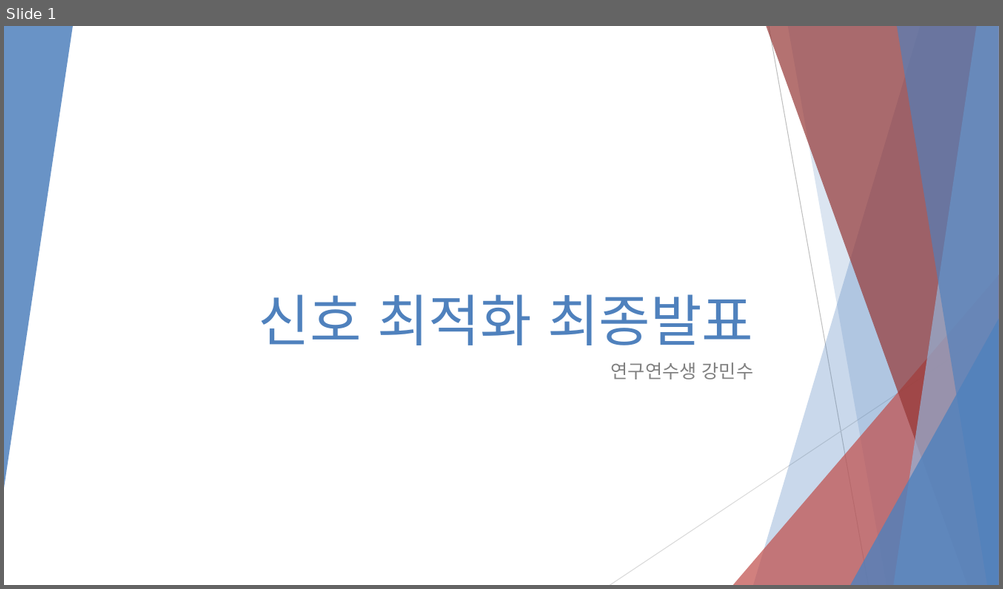
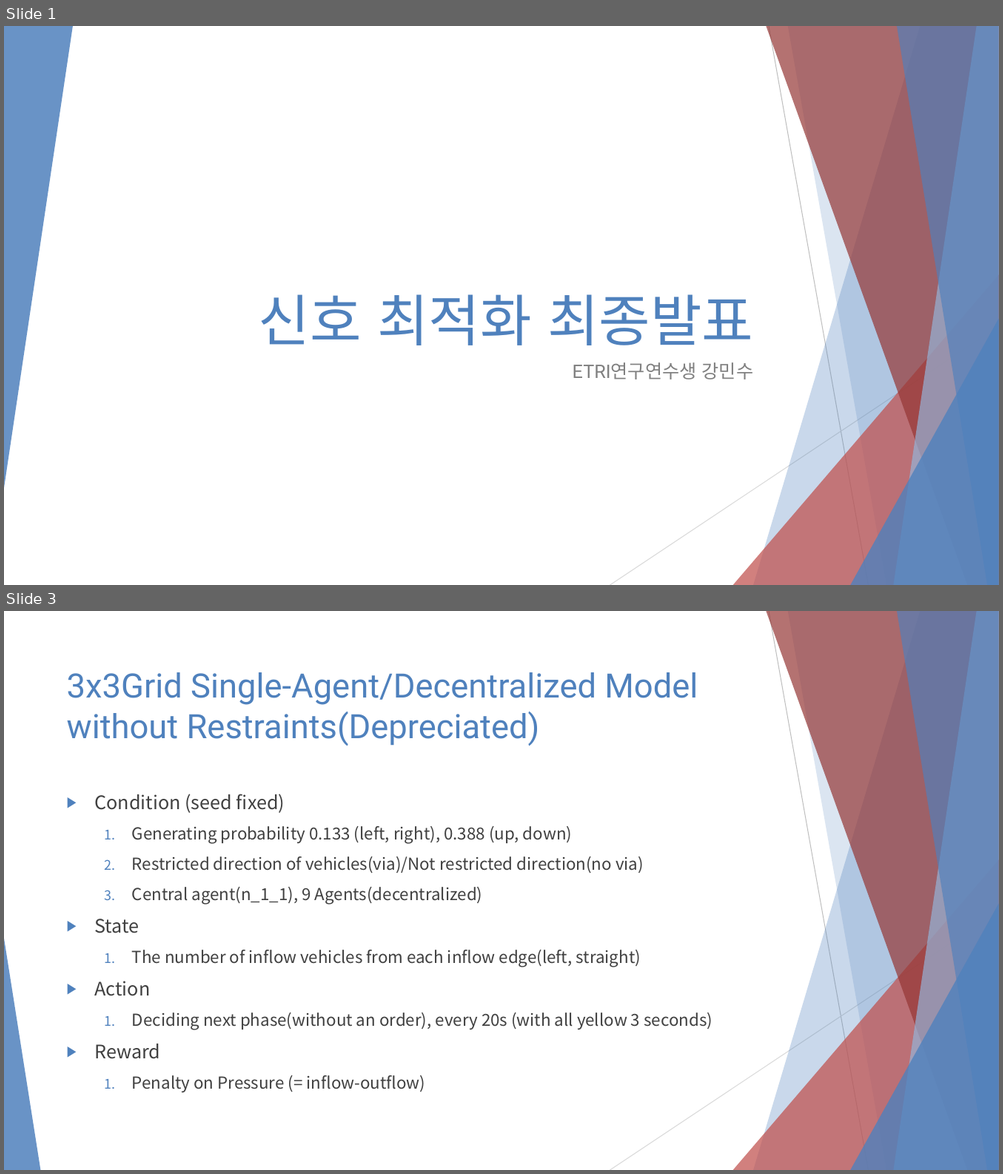
Before and after one commit to 3neutronstar/rl-constraints-traffic, a slide deck: Traffic Optimization Final Speech.pptx. Shown one above the other, each under a label of ours: slide 1 before the commit, slides 1 and 3 after it; the slides between them are not shown. The pictures are 1003x589 and 1003x1174 pixels, drawn with LibreOffice and Linux fonts; fonts in the diff are those of the drawing. Boxes give left, top, right and bottom in pixels: in the first picture for what was removed or moved away, otherwise in the second. Text is boxed around its words. In the diff, an @@ line names an element or a change of style, - is before the commit and + after.

```diff
--- a/Traffic Optimization Final Speech.pptx
+++ b/Traffic Optimization Final Speech.pptx
@@ slide 3 added at bbox=[4, 611, 999, 1170], background #FFFFFF; not listed: 9 template elements that a slide beside it also shows @@
@@ title added at bbox=[67, 672, 697, 746], 32.4 pt, text #4F81BD @@
+3x3Grid Single-Agent/Decentralized Model
+without Restraints(Depreciated)
@@ text added at bbox=[95, 794, 712, 1093], 16 pt, text #404040 @@
+▶ Condition (seed fixed)
+  1. Generating probability 0.133 (left, right), 0.388 (up, down)
+  2. Restricted direction of vehicles(via)/Not restricted direction(no via)
+  3. Central agent(n_1_1), 9 Agents(decentralized)
+▶ State
+  1. The number of inflow vehicles from each inflow edge(left, straight)
+▶ Action
+  1. Deciding next phase(without an order), every 20s (with all yellow 3 seconds)
+▶ Reward
+  1. Penalty on Pressure (= inflow-outflow)
@@ triangle added at bbox=[4, 939, 40, 1170], fill #4F81BD at 85% opacity @@
@@ slide 1 changed as well @@
@@ subtitle at bbox=[572, 363, 754, 380]: text changed @@
-연구연수생 강민수
+ETRI연구연수생 강민수
```
Also in this commit, not shown: 6 other slides added, 5 slides removed.
